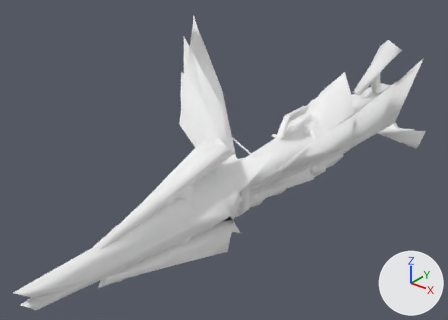
Before and after pictures for a commit that changed the glTF model docs/models/weapons/w06/017.glb.
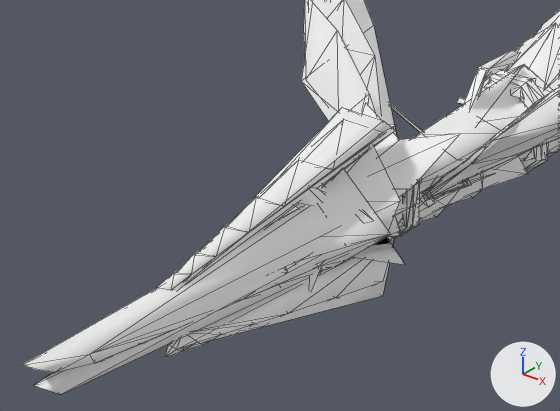
Old and new are each drawn whole from a 50 mm camera at (1.201, -1.952, 0.907) aimed at (-0.1, -0.327, -0.101) and again close up on the part from 0% to 74% of the width and 24% to 100% of the height. The axes (+X, +Y, +Z) are drawn at lower right. The lights are the same throughout. The last two pictures show the newer version. The close-ups show mesh edges as thin lines. Vertices at exactly the same position are counted once.

The older version as bpy lines, for what is in view:
```python
me_group_0 = bpy.data.meshes.new('Group[0]')
me_group_0.from_pydata(...)  # 517 vertices, 666 faces; spans x -0.49..0.49, y -0.64..0.91, z -0.37..0.33
# faces by material slot: [232, 294, 140]
me_group_0.materials.append(mat_xfba0__m00_lbg017)  # white #ffffff
me_group_0.materials.append(mat_xfb__e_m00_lbg017)  # white #ffffff
me_group_0.materials.append(mat_xfb__e_m01_lbg017)  # white #ffffff
me_group_1 = bpy.data.meshes.new('Group[1]')
me_group_1.from_pydata(...)  # 108 vertices, 154 faces; spans x -0.077..0.077, y -1.3..-0.395, z -0.288..-0.07
# faces by material slot: [10, 63, 81]
me_group_1.materials.append(mat_xfba0__m00_lbg017)  # white #ffffff
me_group_1.materials.append(mat_xfb__e_m00_lbg017)  # white #ffffff
me_group_1.materials.append(mat_xfb__e_m01_lbg017)  # white #ffffff
me_group_2 = bpy.data.meshes.new('Group[2]')
me_group_2.from_pydata(...)  # 221 vertices, 297 faces; spans x -0.126..0.125, y -1.039..-0.334, z -0.354..0.063
# faces by material slot: [106, 63, 128]
me_group_2.materials.append(mat_xfba0__m00_lbg017)  # white #ffffff
me_group_2.materials.append(mat_xfb__e_m00_lbg017)  # white #ffffff
me_group_2.materials.append(mat_xfb__e_m01_lbg017)  # white #ffffff
# before: 66 (-0.011, -1.018, -0.206) at pixel (168, 344), 67 (0.011, -1.018, -0.206) at pixel (176, 349), 68 (0.0, -0.992, -0.19), 69 (0.0, -0.387, -0.278), 70 (-0.052, -0.496, -0.354)
# before: 71 (0.052, -0.496, -0.354) at pixel (382, 295)
ob_group_0 = bpy.data.objects.new('Group[0]', me_group_0)
ob_group_0.location = (0.0, 0.0, 0.0)
ob_group_1 = bpy.data.objects.new('Group[1]', me_group_1)
ob_group_1.location = (0.0, 0.0, 0.0)
ob_group_2 = bpy.data.objects.new('Group[2]', me_group_2)
ob_group_2.location = (0.0, 0.0, 0.0)
# also in view: 'Group[100]' at (0.0, 0.113, -0.019)
```
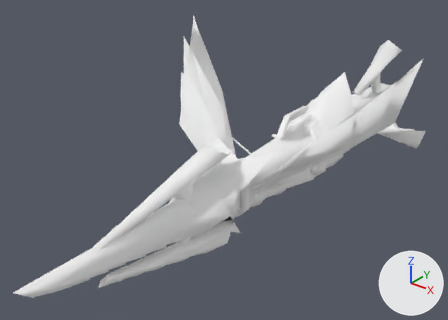
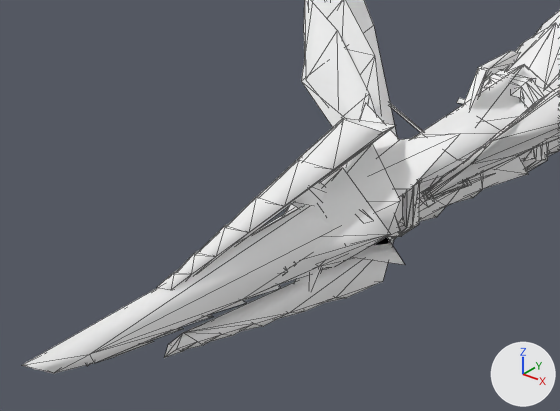
The change in detail:
me_group_1 is used by ob_group_1; location (0.0, 0.0, 0.0).
me_group_1 had 108 vertices, 154 faces and spanned x -0.077..0.077, y -1.3..-0.395, z -0.288..-0.07.
me_group_1 no longer uses material mat_xfba0__m00_lbg017 (white #ffffff).
me_group_1 now has 101 vertices, 144 faces and spans x -0.077..0.077, y -1.3..-0.395, z -0.288..-0.07.
me_group_1 part 1: the loose piece of 7 vertices spanning x -0.076..0.076, y -1.287..-0.42, z -0.275..-0.074 is deleted.
me_group_2 is used by ob_group_2; location (0.0, 0.0, 0.0).
Verts and faces of me_group_2; kept vertices keep their numbers, new ones are numbered from 221.
me_group_2 had 221 vertices, 297 faces and spanned x -0.126..0.125, y -1.039..-0.334, z -0.354..0.063.
me_group_2 now has 197 vertices, 263 faces and spans x -0.126..0.125, y -1.039..-0.334, z -0.352..0.063.
me_group_2 part 2: the loose piece of 6 vertices spanning x -0.052..0.052, y -1.018..-0.387, z -0.11..0.054 is deleted.
Part 3, on me_group_2:
Vertices deleted: 70, 71 (with the faces that use them).
Faces deleted: (66, 67, 68), (67, 69, 68), (66, 68, 69).
Other edits to the shape of me_group_2 do not show in these pictures.

What differs and where, as boxes [x1, y1, x2, y2] in the close-ups (560 x 411 px):
'Group[1]', reshaped (10% shorter)
    before: [22, 196, 411, 395]
    after: [22, 196, 403, 374]
part 1 of me_group_1, deleted
    before: [34, 200, 411, 395]
part 2 of me_group_2, deleted
    before: [184, 107, 396, 285]
part 3 of me_group_2, deleted
    before: [179, 242, 394, 349]
